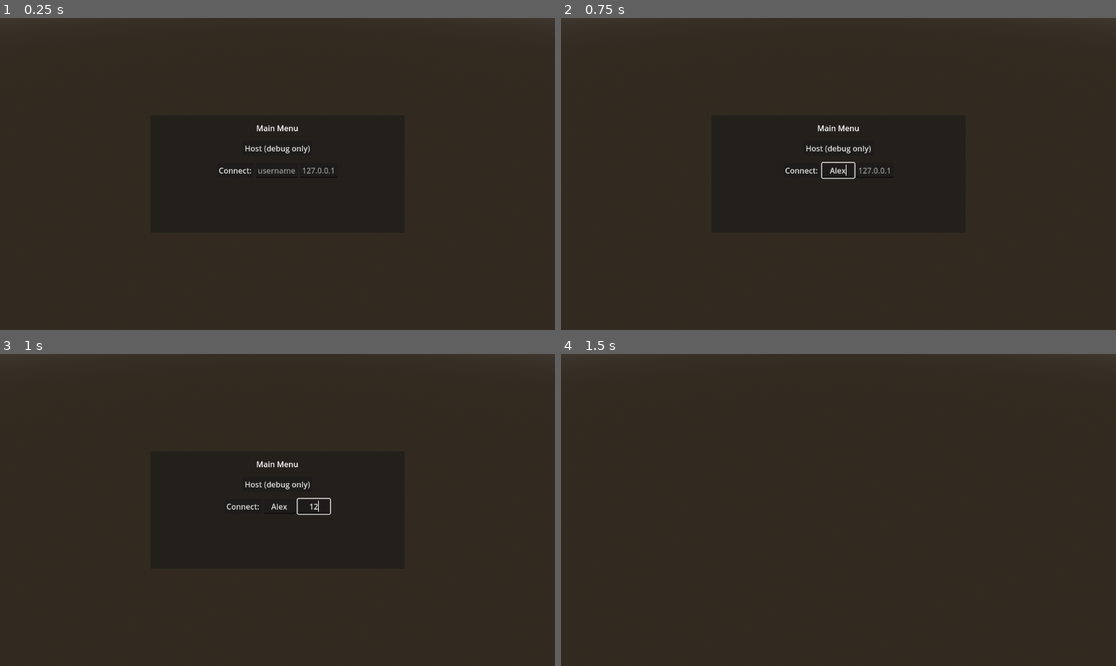
Above: before the commit, frames 1-4 (two rows, left to right).
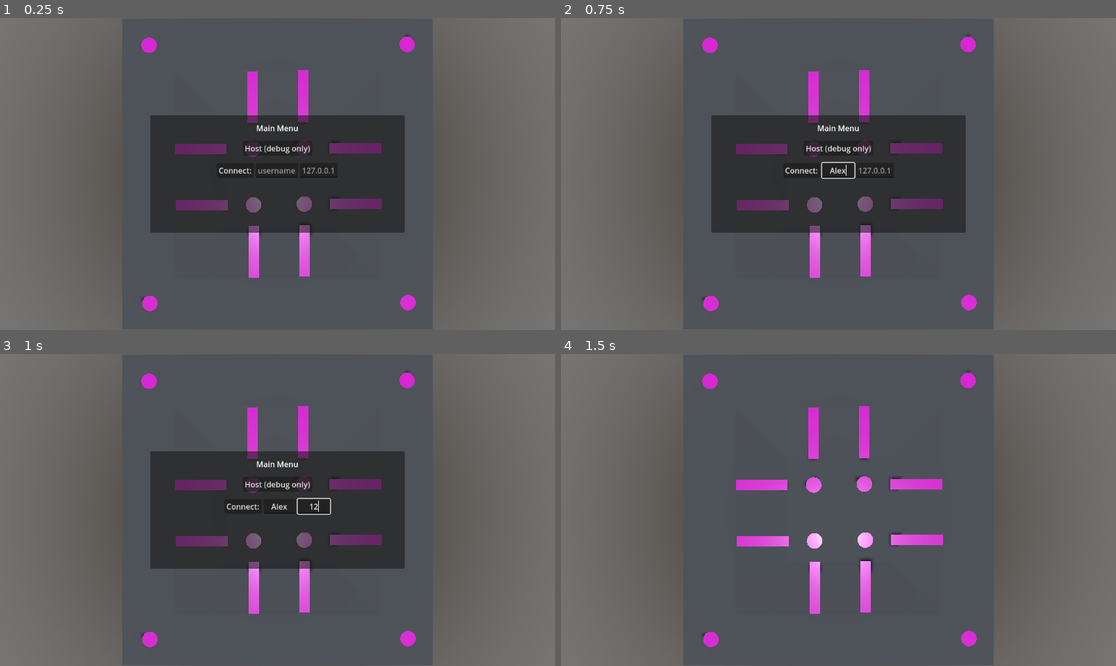
Above: after the commit, the same moments.

Repository: aidan-j-rhoden/plunger
Game: Godot game, scene res://menu/menu.tscn
The game is run twice, just before and just after one commit, with the same random seed, the same clock (stepped at 60 frames per second) and the same inputs.
Inputs (mouse positions are in pixels of both pictures, inside the frame that each line leads up to):
- Up to frame 1 (0.25 s): no input
- Up to frame 2 (0.75 s): click (838, 170) at 0.52 s; type "Alex" at 0.6 s
- Up to frame 3 (1 s): click (316, 506) at 0.75 s; type "12" at 0.83 s
- Up to frame 4 (1.5 s): click "Host (debug only)" at 1.25 s

The runs differ from the first frame. In frame 1, 85% of the frame differs, in the area x 0-100%, y 0-100%; in frame 2, 85%; in frame 3, 85%; in frame 4, 100%.

Commit message:
Worked on a couple of issues

Diff:
--- a/maps/test_map_3.tscn
+++ b/maps/test_map_3.tscn
@@ -184,15 +184,18 @@
 [node name="CollisionShape3D" type="CollisionShape3D" parent="Plane/StaticBody3D" index="0"]
 shape = SubResource("ConcavePolygonShape3D_veg37")
 
-[node name="MultiplayerSpawner" type="MultiplayerSpawner" parent="." index="7"]
-_spawnable_scenes = PackedStringArray("res://weapons/plunger/plunger.tscn", "res://weapons/hairspray/hairspray.tscn")
-spawn_path = NodePath("../weapons")
-
-[node name="weapons" type="Node3D" parent="." index="8"]
-
-[node name="WorldEnvironment" type="WorldEnvironment" parent="." index="9"]
+[node name="environment" type="Node3D" parent="." index="7"]
+editor_description = "Any lights, reflection probes, and world enviroments go here"
+
+[node name="WorldEnvironment" type="WorldEnvironment" parent="environment" index="0"]
 environment = ExtResource("6_d3j5l")
 
-[node name="DirectionalLight3D" type="DirectionalLight3D" parent="." index="10"]
+[node name="DirectionalLight3D" type="DirectionalLight3D" parent="environment" index="1"]
 transform = Transform3D(1, 0, 0, 0, 0.356542, 0.934279, 0, -0.934279, 0.356542, 0, 0, 0)
 shadow_enabled = true
+
+[node name="PlayerSpawner" type="MultiplayerSpawner" parent="." index="8"]
+_spawnable_scenes = PackedStringArray("res://player/player.tscn")
+spawn_path = NodePath("../players")
+
+[node name="players" type="Node3D" parent="." index="9"]
--- a/menu/join_button.gd
+++ b/menu/join_button.gd
@@ -3,4 +3,5 @@
 func _on_pressed():
 	if not multiplayer.is_server():
 		print("Party!  This worked, by jove.")
-		rpc_id(1, "add_player", multiplayer.get_unique_id())
+		get_node("/root/menu/World/").rpc_id(1, "add_player", multiplayer.get_unique_id())
+#		rpc_id(1, "add_player", multiplayer.get_unique_id())
--- a/menu/menu.gd
+++ b/menu/menu.gd
@@ -107,10 +107,11 @@
 
 @rpc("reliable", "any_peer")
 func create_level(which): ## This is called by the clients on the server.  The server will then attempt to create a room with the information given.
-	var sender = multiplayer.get_remote_sender_id()
-	Globals.rooms[which] = {"players": [], "level": which}
-	$World.spawn_level(str(which))
-	join_this_room.rpc_id(sender, which)
+	if multiplayer.is_server():
+		var sender = multiplayer.get_remote_sender_id()
+		Globals.rooms[which] = {"players": [Globals.player_names[sender]], "level": which}
+		$World.spawn_level(str(which))
+		join_this_room.rpc_id(sender, which)
 
 
 @rpc("reliable")
--- a/menu/menu.tscn
+++ b/menu/menu.tscn
@@ -148,12 +148,13 @@
 [node name="World" parent="." instance=ExtResource("2_xu3ik")]
 
 [node name="Background" type="Node3D" parent="."]
-visible = false
 
 [node name="map_test" parent="Background" instance=ExtResource("5_7tp0p")]
 
 [node name="Camera3D" type="Camera3D" parent="Background"]
-transform = Transform3D(1, 0, 0, 0, 0.728275, 0.685285, 0, -0.685285, 0.728275, 0, 17.7746, 31.663)
+transform = Transform3D(1, 0, 0, 0, -4.37114e-08, 1, 0, -1, -4.37114e-08, 0, 32.2476, 0)
+projection = 1
+size = 60.1596
 
 [connection signal="pressed" from="MainMenu/MarginContainer/VBoxContainer/HBoxContainer2/Host" to="." method="_on_host_pressed"]
 [connection signal="pressed" from="MainMenu/MarginContainer/VBoxContainer/HBoxContainer/connect" to="." method="_on_connect_pressed"]
--- a/player/PlayerInput.gd
+++ b/player/PlayerInput.gd
@@ -36,8 +36,8 @@
 
 func _input(event):
 	if event is InputEventMouseMotion:
-		y_rot += float(-event.relative.x) * CAMERA_ROT_SPEED
-		x_rot += float(-event.relative.y) * CAMERA_ROT_SPEED
+		y_rot = float(-event.relative.x) * CAMERA_ROT_SPEED
+		x_rot = float(-event.relative.y) * CAMERA_ROT_SPEED
 
 
 func _process(_delta):
--- a/player/player.gd
+++ b/player/player.gd
@@ -32,6 +32,8 @@
 
 
 func _ready():
+	$PlayerInput.set_visibility_for(1, true)
+	$ServerSynchronizer.set_visibility_for(1, true)
 	$player_name.text = Globals.player_names[input.get_multiplayer_authority()] # Set the 3d text label
 	set_physics_process(multiplayer.is_server()) # Only process on the server
 
--- a/player/player.tscn
+++ b/player/player.tscn
@@ -136,10 +136,12 @@
 
 [node name="PlayerInput" type="MultiplayerSynchronizer" parent="."]
 replication_config = SubResource("SceneReplicationConfig_ci62d")
+public_visibility = false
 script = ExtResource("2_fm7ly")
 
 [node name="ServerSynchronizer" type="MultiplayerSynchronizer" parent="."]
 replication_config = SubResource("SceneReplicationConfig_vnsqa")
+public_visibility = false
 
 [node name="CollisionShape3D" type="CollisionShape3D" parent="."]
 transform = Transform3D(1, 0, 0, 0, 1, 0, 0, 0, 1, 0, 1, 0)
--- a/world.gd
+++ b/world.gd
@@ -25,6 +25,7 @@
 			get_tree().quit(1)
 
 
+@rpc("reliable", "any_peer")
 func add_player(id):
 	if multiplayer.is_server():
 		var player = player_scene.instantiate()
